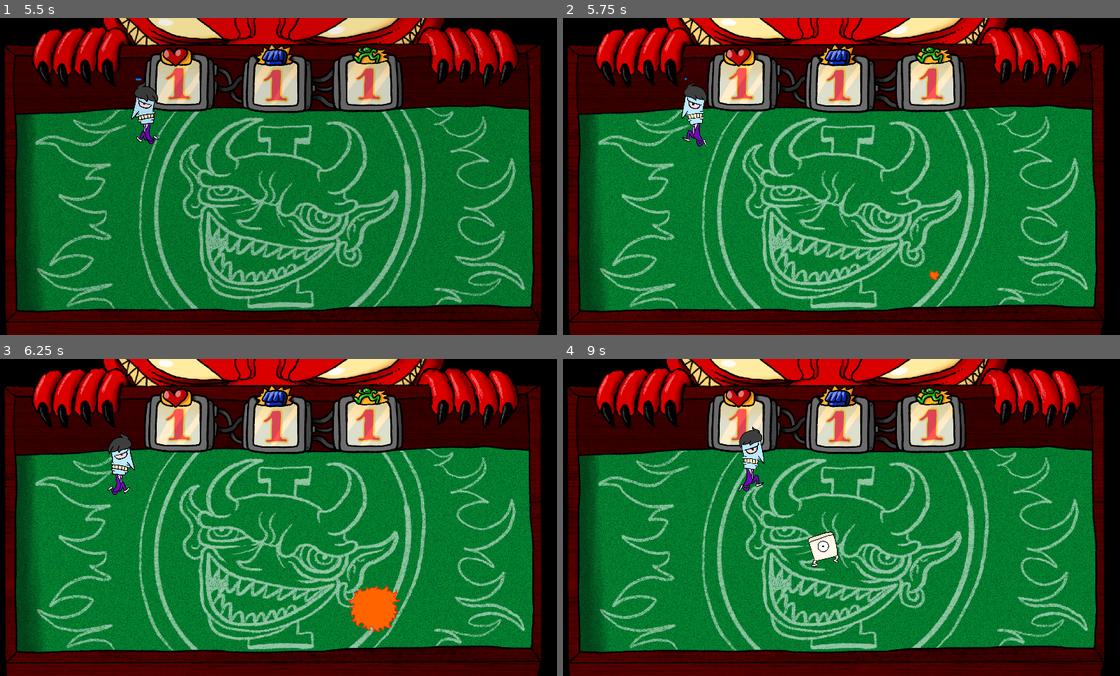
Above: before the commit, frames 1-4 (two rows, left to right).
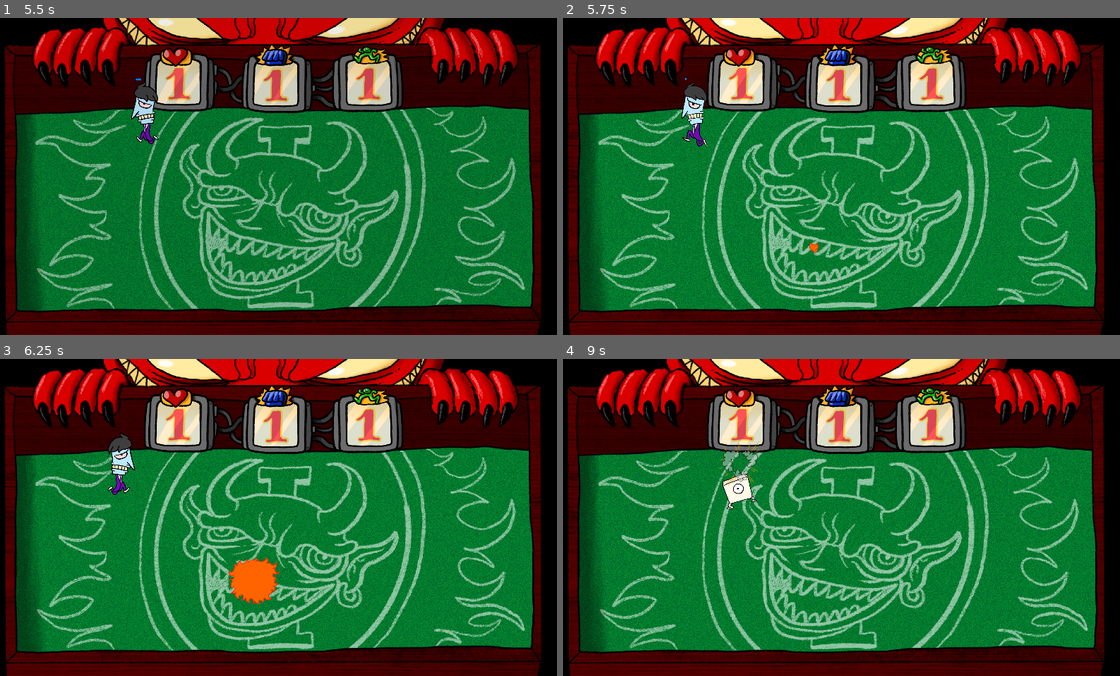
Above: after the commit, the same moments.

Repository: TheSeahorse/GMTK2022
Game: Godot game, scene res://Main.tscn
Same seed, same stepped clock (60 frames per second), same inputs: the game is played once before the commit and once after it. Sound files missing from this copy of the repository are replaced by a short silence.
Inputs (mouse positions are in pixels of both pictures, inside the frame that each line leads up to):
- Up to frame 1 (5.5 s): click (272, 154) at 0.5 s; move the mouse to (401, 160) at 1.27 s; hold D (move_right) 1.28-2.03 s; hold Right mouse button (attack) 1.28-2.03 s; click (401, 160) at 1.55 s; tap Enter at 2, 3.5 s; move the mouse to (161, 192) at 2.02 s; hold S (move_down) 2.03-2.78 s; click (161, 192) at 2.1 s; right-click (161, 192) at 2.3 s; tap Space at 2.75 s; move the mouse to (328, 106) at 2.77 s; hold D (move_right) 2.78-3.53 s; hold Right mouse button (attack) 2.78-3.53 s; click (328, 106) at 3.05 s; move the mouse to (245, 239) at 3.52 s; hold W (move_up) 3.53-4.28 s; click (245, 239) at 3.6 s; right-click (245, 239) at 3.8 s; move the mouse to (445, 224) at 4.27 s; hold Right mouse button (attack) 4.28-5.03 s; hold A (move_left) from 4.28 s (still down); click (445, 224) at 4.55 s; move the mouse to (105, 128) at 5.02 s; click (105, 128) at 5.1 s; right-click (105, 128) at 5.3 s
- Up to frame 2 (5.75 s): keep holding A (move_left)
- Up to frame 3 (6.25 s): move the mouse to (300, 517) at 5.77 s; release A (move_left) at 5.78 s; hold S (move_down) from 5.78 s (still down); hold Right mouse button (attack) from 5.78 s (still down); click (300, 517) at 6.05 s
- Up to frame 4 (9 s): move the mouse to (752, 438) at 6.52 s; release S (move_down) at 6.53 s; release Right mouse button (attack) at 6.53 s; hold D (move_right) 6.53-7.28 s; click (752, 438) at 6.6 s; right-click (752, 438) at 6.8 s; move the mouse to (964, 501) at 7.27 s; hold W (move_up) 7.28-8.03 s; hold Right mouse button (attack) 7.28-8.03 s; click (964, 501) at 7.55 s; move the mouse to (724, 533) at 8.02 s; hold D (move_right) 8.03-8.78 s; click (724, 533) at 8.1 s; right-click (724, 533) at 8.3 s; move the mouse to (891, 447) at 8.77 s; hold S (move_down) from 8.78 s (still down); hold Right mouse button (attack) from 8.78 s (still down)

Frame 1 is identical in both runs. In frame 2, less than 0.1% of the frame differs, in the area x 44-68%, y 70-83%; in frame 3, 1.9%, in the area x 40-72%, y 62-87%; in frame 4, 1.5%.

Commit message:
laser, thwomp sounds

Diff:
--- a/Dice.gd
+++ b/Dice.gd
@@ -14,7 +14,6 @@
 func _process(_delta):
     if Input.is_action_just_pressed("left_click") and mouse_over:
         holding = true
-        $PickedUpStream.play(0.35)
     if Input.is_action_just_released("left_click") and holding:
         if stat_box_over:
             stat_box.update_value(max_value)
--- a/Dice.tscn
+++ b/Dice.tscn
@@ -1,7 +1,6 @@
-[gd_scene load_steps=10 format=2]
+[gd_scene load_steps=9 format=2]
 
 [ext_resource path="res://assets/HUD/coin.png" type="Texture" id=1]
-[ext_resource path="res://assets/Sound/pick_up_dice.mp3" type="AudioStream" id=2]
 [ext_resource path="res://Dice.gd" type="Script" id=7]
 
 [sub_resource type="AtlasTexture" id=3]
@@ -43,16 +42,13 @@
 [node name="AnimatedSprite" type="AnimatedSprite" parent="."]
 scale = Vector2( 0.7, 0.7 )
 frames = SubResource( 1 )
-frame = 4
+frame = 5
 playing = true
 
 [node name="CollisionShape2D" type="CollisionShape2D" parent="."]
 position = Vector2( 0.5, 6.5 )
 shape = SubResource( 2 )
 
-[node name="PickedUpStream" type="AudioStreamPlayer" parent="."]
-stream = ExtResource( 2 )
-
 [connection signal="area_entered" from="." to="." method="_on_Dice_area_entered"]
 [connection signal="area_exited" from="." to="." method="_on_Dice_area_exited"]
 [connection signal="mouse_entered" from="." to="." method="_on_Dice_mouse_entered"]
--- a/Enemy.tscn
+++ b/Enemy.tscn
@@ -179,7 +179,7 @@
 
 [node name="AnimatedSprite" type="AnimatedSprite" parent="."]
 frames = SubResource( 10 )
-frame = 7
+frame = 6
 playing = true
 
 [node name="Spawn" type="AnimatedSprite" parent="."]
--- a/Enemy3.gd
+++ b/Enemy3.gd
@@ -29,6 +29,7 @@
 
 
 func fall():
+    $Stomp.play()
     $Tween.interpolate_property($AnimatedSprite, "position", null, $Shadow.position, 1, Tween.TRANS_LINEAR, Tween.EASE_IN)
     $Tween.start()
     $AnimatedSprite.play("falling")
--- a/Enemy3.tscn
+++ b/Enemy3.tscn
@@ -1,9 +1,40 @@
-[gd_scene load_steps=38 format=2]
+[gd_scene load_steps=39 format=2]
 
 [ext_resource path="res://Enemy3.gd" type="Script" id=1]
 [ext_resource path="res://assets/Enemy3/spritesheet44.png" type="Texture" id=2]
 [ext_resource path="res://assets/Enemy3/spritesheet45.png" type="Texture" id=3]
 [ext_resource path="res://assets/Character/death.png" type="Texture" id=4]
+[ext_resource path="res://assets/Sound/fall_and_slam.wav" type="AudioStream" id=5]
+
+[sub_resource type="AtlasTexture" id=11]
+flags = 4
+atlas = ExtResource( 3 )
+region = Rect2( 0, 0, 550, 605 )
+
+[sub_resource type="AtlasTexture" id=12]
+flags = 4
+atlas = ExtResource( 3 )
+region = Rect2( 0, 0, 550, 605 )
+
+[sub_resource type="AtlasTexture" id=13]
+flags = 4
+atlas = ExtResource( 3 )
+region = Rect2( 0, 605, 550, 605 )
+
+[sub_resource type="AtlasTexture" id=14]
+flags = 4
+atlas = ExtResource( 3 )
+region = Rect2( 0, 1210, 550, 605 )
+
+[sub_resource type="AtlasTexture" id=15]
+flags = 4
+atlas = ExtResource( 3 )
+region = Rect2( 0, 1815, 550, 605 )
+
+[sub_resource type="AtlasTexture" id=16]
+flags = 4
+atlas = ExtResource( 3 )
+region = Rect2( 0, 2420, 550, 605 )
 
 [sub_resource type="AtlasTexture" id=19]
 flags = 4
@@ -30,120 +61,90 @@
 atlas = ExtResource( 3 )
 region = Rect2( 0, 0, 550, 605 )
 
-[sub_resource type="AtlasTexture" id=12]
-flags = 4
-atlas = ExtResource( 3 )
-region = Rect2( 0, 0, 550, 605 )
-
-[sub_resource type="AtlasTexture" id=13]
-flags = 4
-atlas = ExtResource( 3 )
+[sub_resource type="AtlasTexture" id=24]
+flags = 4
+atlas = ExtResource( 3 )
+region = Rect2( 0, 2420, 550, 605 )
+
+[sub_resource type="SpriteFrames" id=17]
+animations = [ {
+"frames": [ SubResource( 11 ) ],
+"loop": false,
+"name": "seeking",
+"speed": 5.0
+}, {
+"frames": [ SubResource( 12 ), SubResource( 13 ), SubResource( 14 ), SubResource( 15 ), SubResource( 16 ) ],
+"loop": false,
+"name": "falling",
+"speed": 5.0
+}, {
+"frames": [ SubResource( 19 ), SubResource( 20 ), SubResource( 21 ), SubResource( 22 ), SubResource( 23 ) ],
+"loop": false,
+"name": "rising",
+"speed": 5.0
+}, {
+"frames": [ SubResource( 24 ) ],
+"loop": false,
+"name": "landing",
+"speed": 5.0
+} ]
+
+[sub_resource type="AtlasTexture" id=1]
+flags = 4
+atlas = ExtResource( 2 )
+region = Rect2( 0, 2420, 550, 605 )
+
+[sub_resource type="AtlasTexture" id=2]
+flags = 4
+atlas = ExtResource( 2 )
+region = Rect2( 0, 3025, 550, 605 )
+
+[sub_resource type="AtlasTexture" id=3]
+flags = 4
+atlas = ExtResource( 2 )
+region = Rect2( 0, 3630, 550, 605 )
+
+[sub_resource type="AtlasTexture" id=4]
+flags = 4
+atlas = ExtResource( 2 )
+region = Rect2( 0, 3025, 550, 605 )
+
+[sub_resource type="AtlasTexture" id=8]
+flags = 4
+atlas = ExtResource( 2 )
+region = Rect2( 0, 1210, 550, 605 )
+
+[sub_resource type="AtlasTexture" id=9]
+flags = 4
+atlas = ExtResource( 2 )
+region = Rect2( 0, 1815, 550, 605 )
+
+[sub_resource type="AtlasTexture" id=5]
+flags = 4
+atlas = ExtResource( 2 )
 region = Rect2( 0, 605, 550, 605 )
 
-[sub_resource type="AtlasTexture" id=14]
-flags = 4
-atlas = ExtResource( 3 )
-region = Rect2( 0, 1210, 550, 605 )
-
-[sub_resource type="AtlasTexture" id=15]
-flags = 4
-atlas = ExtResource( 3 )
-region = Rect2( 0, 1815, 550, 605 )
-
-[sub_resource type="AtlasTexture" id=16]
-flags = 4
-atlas = ExtResource( 3 )
-region = Rect2( 0, 2420, 550, 605 )
-
-[sub_resource type="AtlasTexture" id=11]
-flags = 4
-atlas = ExtResource( 3 )
-region = Rect2( 0, 0, 550, 605 )
-
-[sub_resource type="AtlasTexture" id=24]
-flags = 4
-atlas = ExtResource( 3 )
-region = Rect2( 0, 2420, 550, 605 )
-
-[sub_resource type="SpriteFrames" id=17]
-animations = [ {
-"frames": [ SubResource( 19 ), SubResource( 20 ), SubResource( 21 ), SubResource( 22 ), SubResource( 23 ) ],
-"loop": false,
-"name": "rising",
-"speed": 5.0
-}, {
-"frames": [ SubResource( 12 ), SubResource( 13 ), SubResource( 14 ), SubResource( 15 ), SubResource( 16 ) ],
-"loop": false,
+[sub_resource type="AtlasTexture" id=6]
+flags = 4
+atlas = ExtResource( 2 )
+region = Rect2( 0, 0, 550, 605 )
+
+[sub_resource type="AtlasTexture" id=7]
+flags = 4
+atlas = ExtResource( 2 )
+region = Rect2( 0, 4235, 550, 605 )
+
+[sub_resource type="SpriteFrames" id=10]
+animations = [ {
+"frames": [ SubResource( 1 ), SubResource( 2 ), SubResource( 3 ), SubResource( 4 ) ],
+"loop": true,
 "name": "falling",
-"speed": 5.0
-}, {
-"frames": [ SubResource( 11 ) ],
-"loop": false,
-"name": "seeking",
-"speed": 5.0
-}, {
-"frames": [ SubResource( 24 ) ],
-"loop": false,
-"name": "landing",
-"speed": 5.0
-} ]
-
-[sub_resource type="AtlasTexture" id=8]
-flags = 4
-atlas = ExtResource( 2 )
-region = Rect2( 0, 1210, 550, 605 )
-
-[sub_resource type="AtlasTexture" id=9]
-flags = 4
-atlas = ExtResource( 2 )
-region = Rect2( 0, 1815, 550, 605 )
-
-[sub_resource type="AtlasTexture" id=1]
-flags = 4
-atlas = ExtResource( 2 )
-region = Rect2( 0, 2420, 550, 605 )
-
-[sub_resource type="AtlasTexture" id=2]
-flags = 4
-atlas = ExtResource( 2 )
-region = Rect2( 0, 3025, 550, 605 )
-
-[sub_resource type="AtlasTexture" id=3]
-flags = 4
-atlas = ExtResource( 2 )
-region = Rect2( 0, 3630, 550, 605 )
-
-[sub_resource type="AtlasTexture" id=4]
-flags = 4
-atlas = ExtResource( 2 )
-region = Rect2( 0, 3025, 550, 605 )
-
-[sub_resource type="AtlasTexture" id=5]
-flags = 4
-atlas = ExtResource( 2 )
-region = Rect2( 0, 605, 550, 605 )
-
-[sub_resource type="AtlasTexture" id=6]
-flags = 4
-atlas = ExtResource( 2 )
-region = Rect2( 0, 0, 550, 605 )
-
-[sub_resource type="AtlasTexture" id=7]
-flags = 4
-atlas = ExtResource( 2 )
-region = Rect2( 0, 4235, 550, 605 )
-
-[sub_resource type="SpriteFrames" id=10]
-animations = [ {
+"speed": 8.0
+}, {
 "frames": [ SubResource( 8 ), SubResource( 9 ) ],
 "loop": true,
 "name": "rising",
 "speed": 6.0
-}, {
-"frames": [ SubResource( 1 ), SubResource( 2 ), SubResource( 3 ), SubResource( 4 ) ],
-"loop": true,
-"name": "falling",
-"speed": 8.0
 }, {
 "frames": [ SubResource( 5 ), SubResource( 6 ), SubResource( 7 ), SubResource( 6 ) ],
 "loop": true,
@@ -221,7 +222,6 @@
 scale = Vector2( 0.4, 0.4 )
 frames = SubResource( 10 )
 animation = "landing"
-frame = 1
 playing = true
 
 [node name="CollisionShape2D" type="CollisionShape2D" parent="."]
@@ -246,6 +246,9 @@
 [node name="Death" type="AnimatedSprite" parent="."]
 scale = Vector2( 0.8, 0.8 )
 frames = SubResource( 46 )
+
+[node name="Stomp" type="AudioStreamPlayer" parent="."]
+stream = ExtResource( 5 )
 
 [connection signal="timeout" from="LandTimer" to="." method="_on_LandTimer_timeout"]
 [connection signal="timeout" from="SeekingTimer" to="." method="_on_SeekingTimer_timeout"]
--- a/Enemy4.gd
+++ b/Enemy4.gd
@@ -20,6 +20,7 @@
 func _on_ChargeTimer_timeout():
     if frozen:
         return
+    $Laser.play()
     var counter = 1
     if rotational_position == "vertical":
         for pos in $Vertical.get_children():
--- a/Enemy4.tscn
+++ b/Enemy4.tscn
@@ -1,15 +1,71 @@
-[gd_scene load_steps=43 format=2]
+[gd_scene load_steps=44 format=2]
 
 [ext_resource path="res://assets/Enemy4/spritesheet49.png" type="Texture" id=1]
 [ext_resource path="res://Enemy4.gd" type="Script" id=2]
 [ext_resource path="res://assets/Character/death.png" type="Texture" id=3]
 [ext_resource path="res://assets/Character/spawn.png" type="Texture" id=4]
+[ext_resource path="res://assets/Sound/laser.wav" type="AudioStream" id=5]
 
 [sub_resource type="AtlasTexture" id=16]
 flags = 4
 atlas = ExtResource( 1 )
 region = Rect2( 0, 3630, 550, 605 )
 
+[sub_resource type="AtlasTexture" id=5]
+flags = 4
+atlas = ExtResource( 1 )
+region = Rect2( 0, 1210, 550, 605 )
+
+[sub_resource type="AtlasTexture" id=8]
+flags = 4
+atlas = ExtResource( 1 )
+region = Rect2( 0, 2420, 550, 605 )
+
+[sub_resource type="AtlasTexture" id=9]
+flags = 4
+atlas = ExtResource( 1 )
+region = Rect2( 0, 4235, 550, 605 )
+
+[sub_resource type="AtlasTexture" id=10]
+flags = 4
+atlas = ExtResource( 1 )
+region = Rect2( 0, 1815, 550, 605 )
+
+[sub_resource type="AtlasTexture" id=11]
+flags = 4
+atlas = ExtResource( 1 )
+region = Rect2( 0, 0, 550, 605 )
+
+[sub_resource type="AtlasTexture" id=1]
+flags = 4
+atlas = ExtResource( 1 )
+region = Rect2( 0, 0, 550, 605 )
+
+[sub_resource type="AtlasTexture" id=2]
+flags = 4
+atlas = ExtResource( 1 )
+region = Rect2( 0, 1815, 550, 605 )
+
+[sub_resource type="AtlasTexture" id=3]
+flags = 4
+atlas = ExtResource( 1 )
+region = Rect2( 0, 4235, 550, 605 )
+
+[sub_resource type="AtlasTexture" id=4]
+flags = 4
+atlas = ExtResource( 1 )
+region = Rect2( 0, 2420, 550, 605 )
+
+[sub_resource type="AtlasTexture" id=14]
+flags = 4
+atlas = ExtResource( 1 )
+region = Rect2( 0, 2420, 550, 605 )
+
+[sub_resource type="AtlasTexture" id=15]
+flags = 4
+atlas = ExtResource( 1 )
+region = Rect2( 0, 3025, 550, 605 )
+
 [sub_resource type="AtlasTexture" id=6]
 flags = 4
 atlas = ExtResource( 1 )
@@ -19,61 +75,6 @@
 flags = 4
 atlas = ExtResource( 1 )
 region = Rect2( 0, 605, 550, 605 )
-
-[sub_resource type="AtlasTexture" id=8]
-flags = 4
-atlas = ExtResource( 1 )
-region = Rect2( 0, 2420, 550, 605 )
-
-[sub_resource type="AtlasTexture" id=9]
-flags = 4
-atlas = ExtResource( 1 )
-region = Rect2( 0, 4235, 550, 605 )
-
-[sub_resource type="AtlasTexture" id=10]
-flags = 4
-atlas = ExtResource( 1 )
-region = Rect2( 0, 1815, 550, 605 )
-
-[sub_resource type="AtlasTexture" id=11]
-flags = 4
-atlas = ExtResource( 1 )
-region = Rect2( 0, 0, 550, 605 )
-
-[sub_resource type="AtlasTexture" id=1]
-flags = 4
-atlas = ExtResource( 1 )
-region = Rect2( 0, 0, 550, 605 )
-
-[sub_resource type="AtlasTexture" id=2]
-flags = 4
-atlas = ExtResource( 1 )
-region = Rect2( 0, 1815, 550, 605 )
-
-[sub_resource type="AtlasTexture" id=3]
-flags = 4
-atlas = ExtResource( 1 )
-region = Rect2( 0, 4235, 550, 605 )
-
-[sub_resource type="AtlasTexture" id=4]
-flags = 4
-atlas = ExtResource( 1 )
-region = Rect2( 0, 2420, 550, 605 )
-
-[sub_resource type="AtlasTexture" id=5]
-flags = 4
-atlas = ExtResource( 1 )
-region = Rect2( 0, 1210, 550, 605 )
-
-[sub_resource type="AtlasTexture" id=14]
-flags = 4
-atlas = ExtResource( 1 )
-region = Rect2( 0, 2420, 550, 605 )
-
-[sub_resource type="AtlasTexture" id=15]
-flags = 4
-atlas = ExtResource( 1 )
-region = Rect2( 0, 3025, 550, 605 )
 
 [sub_resource type="SpriteFrames" id=12]
 animations = [ {
@@ -81,31 +82,31 @@
 "loop": false,
 "name": "vertical_shoot",
 "speed": 5.0
+}, {
+"frames": [ SubResource( 5 ) ],
+"loop": false,
+"name": "diagonal_shoot",
+"speed": 5.0
+}, {
+"frames": [ SubResource( 8 ), SubResource( 9 ), SubResource( 10 ), SubResource( 11 ) ],
+"loop": false,
+"name": "spin_diagonal",
+"speed": 6.0
+}, {
+"frames": [ SubResource( 1 ), SubResource( 2 ), SubResource( 3 ), SubResource( 4 ) ],
+"loop": false,
+"name": "spin_vertical",
+"speed": 6.0
+}, {
+"frames": [ SubResource( 14 ), SubResource( 15 ) ],
+"loop": true,
+"name": "vertical_idle",
+"speed": 6.0
 }, {
 "frames": [ SubResource( 6 ), SubResource( 7 ) ],
 "loop": true,
 "name": "diagonal_idle",
 "speed": 6.0
-}, {
-"frames": [ SubResource( 8 ), SubResource( 9 ), SubResource( 10 ), SubResource( 11 ) ],
-"loop": false,
-"name": "spin_diagonal",
-"speed": 6.0
-}, {
-"frames": [ SubResource( 1 ), SubResource( 2 ), SubResource( 3 ), SubResource( 4 ) ],
-"loop": false,
-"name": "spin_vertical",
-"speed": 6.0
-}, {
-"frames": [ SubResource( 5 ) ],
-"loop": false,
-"name": "diagonal_shoot",
-"speed": 5.0
-}, {
-"frames": [ SubResource( 14 ), SubResource( 15 ) ],
-"loop": true,
-"name": "vertical_idle",
-"speed": 6.0
 } ]
 
 [sub_resource type="RectangleShape2D" id=13]
@@ -287,6 +288,9 @@
 [node name="Death" type="AnimatedSprite" parent="."]
 scale = Vector2( 0.5, 0.5 )
 frames = SubResource( 54 )
+
+[node name="Laser" type="AudioStreamPlayer" parent="."]
+stream = ExtResource( 5 )
 
 [connection signal="animation_finished" from="AnimatedSprite" to="." method="_on_AnimatedSprite_animation_finished"]
 [connection signal="timeout" from="ShootTimer" to="." method="_on_ShootTimer_timeout"]
--- a/Game.gd
+++ b/Game.gd
@@ -139,8 +139,8 @@
     enemy.connect("died", self, "_enemy_died")
 
 func get_enemy_spawnable_position():
-    var x = rng.randi_range(120, GAME_WIDTH - 120)
-    var y = rng.randi_range(360, GAME_HEIGHT - 120)
+    var x = rng.randi_range(180, GAME_WIDTH - 180)
+    var y = rng.randi_range(420, GAME_HEIGHT - 180)
     var pos = Vector2(x, y)
     if player.position.distance_to(pos) < 300:
         return get_enemy_spawnable_position()
--- a/Game.tscn
+++ b/Game.tscn
@@ -19,11 +19,6 @@
 
 [sub_resource type="SpriteFrames" id=1]
 animations = [ {
-"frames": [ ExtResource( 5 ) ],
-"loop": true,
-"name": "3",
-"speed": 5.0
-}, {
 "frames": [ ExtResource( 2 ) ],
 "loop": true,
 "name": "1",
@@ -34,19 +29,24 @@
 "name": "5",
 "speed": 5.0
 }, {
+"frames": [ ExtResource( 5 ) ],
+"loop": true,
+"name": "3",
+"speed": 5.0
+}, {
 "frames": [ ExtResource( 7 ) ],
 "loop": true,
 "name": "2",
 "speed": 5.0
 }, {
+"frames": [ ExtResource( 11 ) ],
+"loop": true,
+"name": "0",
+"speed": 5.0
+}, {
 "frames": [ ExtResource( 6 ) ],
 "loop": true,
 "name": "4",
-"speed": 5.0
-}, {
-"frames": [ ExtResource( 11 ) ],
-"loop": true,
-"name": "0",
 "speed": 5.0
 } ]
 
--- a/Player.gd
+++ b/Player.gd
@@ -158,7 +158,7 @@
             $DamagedTimer.start()
             $DamagedAnimation.play("damaged")
             emit_signal("enemy_detected", enemies_on_player.front())
-            $DamageTakenStream.play(0.2)
+            $DamageTakenStream.play()
 
 func check_raycast():
     if is_attacking:
--- a/Player.tscn
+++ b/Player.tscn
@@ -8,7 +8,7 @@
 [ext_resource path="res://assets/Character/briefcase_1.png" type="Texture" id=6]
 [ext_resource path="res://assets/cooldown_bar.png" type="Texture" id=7]
 [ext_resource path="res://assets/Character/death.png" type="Texture" id=8]
-[ext_resource path="res://assets/Character/hurt_1.mp3" type="AudioStream" id=9]
+[ext_resource path="res://assets/Sound/hurt_2.wav" type="AudioStream" id=9]
 [ext_resource path="res://assets/Character/briefcase_2.png" type="Texture" id=10]
 [ext_resource path="res://assets/Character/attack.mp3" type="AudioStream" id=11]
 
@@ -17,6 +17,16 @@
 atlas = ExtResource( 4 )
 region = Rect2( 0, 0, 402, 642 )
 
+[sub_resource type="AtlasTexture" id=52]
+flags = 4
+atlas = ExtResource( 3 )
+region = Rect2( 0, 0, 402, 642 )
+
+[sub_resource type="AtlasTexture" id=11]
+flags = 4
+atlas = ExtResource( 1 )
+region = Rect2( 0, 0, 402, 642 )
+
 [sub_resource type="AtlasTexture" id=3]
 flags = 4
 atlas = ExtResource( 1 )
@@ -47,6 +57,41 @@
 atlas = ExtResource( 1 )
 region = Rect2( 0, 3210, 402, 642 )
 
+[sub_resource type="AtlasTexture" id=45]
+flags = 4
+atlas = ExtResource( 8 )
+region = Rect2( 0, 0, 409, 402 )
+
+[sub_resource type="AtlasTexture" id=46]
+flags = 4
+atlas = ExtResource( 8 )
+region = Rect2( 0, 402, 409, 402 )
+
+[sub_resource type="AtlasTexture" id=47]
+flags = 4
+atlas = ExtResource( 8 )
+region = Rect2( 0, 804, 409, 402 )
+
+[sub_resource type="AtlasTexture" id=48]
+flags = 4
+atlas = ExtResource( 8 )
+region = Rect2( 0, 1206, 409, 402 )
+
+[sub_resource type="AtlasTexture" id=49]
+flags = 4
+atlas = ExtResource( 8 )
+region = Rect2( 0, 1608, 409, 402 )
+
+[sub_resource type="AtlasTexture" id=50]
+flags = 4
+atlas = ExtResource( 8 )
+region = Rect2( 0, 2010, 409, 402 )
+
+[sub_resource type="AtlasTexture" id=51]
+flags = 4
+atlas = ExtResource( 8 )
+region = Rect2( 0, 2412, 409, 402 )
+
 [sub_resource type="AtlasTexture" id=12]
 flags = 4
 atlas = ExtResource( 4 )
@@ -77,41 +122,6 @@
 atlas = ExtResource( 4 )
 region = Rect2( 0, 3210, 402, 642 )
 
-[sub_resource type="AtlasTexture" id=45]
-flags = 4
-atlas = ExtResource( 8 )
-region = Rect2( 0, 0, 409, 402 )
-
-[sub_resource type="AtlasTexture" id=46]
-flags = 4
-atlas = ExtResource( 8 )
-region = Rect2( 0, 402, 409, 402 )
-
-[sub_resource type="AtlasTexture" id=47]
-flags = 4
-atlas = ExtResource( 8 )
-region = Rect2( 0, 804, 409, 402 )
-
-[sub_resource type="AtlasTexture" id=48]
-flags = 4
-atlas = ExtResource( 8 )
-region = Rect2( 0, 1206, 409, 402 )
-
-[sub_resource type="AtlasTexture" id=49]
-flags = 4
-atlas = ExtResource( 8 )
-region = Rect2( 0, 1608, 409, 402 )
-
-[sub_resource type="AtlasTexture" id=50]
-flags = 4
-atlas = ExtResource( 8 )
-region = Rect2( 0, 2010, 409, 402 )
-
-[sub_resource type="AtlasTexture" id=51]
-flags = 4
-atlas = ExtResource( 8 )
-region = Rect2( 0, 2412, 409, 402 )
-
 [sub_resource type="AtlasTexture" id=18]
 flags = 4
 atlas = ExtResource( 5 )
@@ -176,16 +186,6 @@
 flags = 4
 atlas = ExtResource( 3 )
 region = Rect2( 0, 3210, 402, 642 )
-
-[sub_resource type="AtlasTexture" id=11]
-flags = 4
-atlas = ExtResource( 1 )
-region = Rect2( 0, 0, 402, 642 )
-
-[sub_resource type="AtlasTexture" id=52]
-flags = 4
-atlas = ExtResource( 3 )
-region = Rect2( 0, 0, 402, 642 )
 
 [sub_resource type="SpriteFrames" id=9]
 animations = [ {
@@ -194,21 +194,31 @@
 "name": "idle_left",
 "speed": 5.0
 }, {
+"frames": [ SubResource( 52 ) ],
+"loop": true,
+"name": "idle_right",
+"speed": 5.0
+}, {
+"frames": [ SubResource( 11 ) ],
+"loop": true,
+"name": "idle_down",
+"speed": 5.0
+}, {
 "frames": [ SubResource( 3 ), SubResource( 4 ), SubResource( 5 ), SubResource( 6 ), SubResource( 7 ), SubResource( 8 ) ],
 "loop": true,
 "name": "move_down",
 "speed": 12.0
 }, {
+"frames": [ SubResource( 45 ), SubResource( 46 ), SubResource( 47 ), SubResource( 48 ), SubResource( 49 ), SubResource( 50 ), SubResource( 51 ), null ],
+"loop": true,
+"name": "death",
+"speed": 16.0
+}, {
 "frames": [ SubResource( 12 ), SubResource( 13 ), SubResource( 14 ), SubResource( 15 ), SubResource( 16 ), SubResource( 17 ) ],
 "loop": true,
 "name": "move_left",
 "speed": 12.0
 }, {
-"frames": [ SubResource( 45 ), SubResource( 46 ), SubResource( 47 ), SubResource( 48 ), SubResource( 49 ), SubResource( 50 ), SubResource( 51 ), null ],
-"loop": true,
-"name": "death",
-"speed": 16.0
-}, {
 "frames": [ SubResource( 18 ), SubResource( 19 ), SubResource( 20 ), SubResource( 21 ), SubResource( 22 ), SubResource( 23 ) ],
 "loop": true,
 "name": "move_up",
@@ -223,16 +233,6 @@
 "loop": true,
 "name": "move_right",
 "speed": 12.0
-}, {
-"frames": [ SubResource( 11 ) ],
-"loop": true,
-"name": "idle_down",
-"speed": 5.0
-}, {
-"frames": [ SubResource( 52 ) ],
-"loop": true,
-"name": "idle_right",
-"speed": 5.0
 } ]
 
 [sub_resource type="CapsuleShape2D" id=10]
@@ -421,6 +421,7 @@
 
 [node name="AttackStream" type="AudioStreamPlayer" parent="."]
 stream = ExtResource( 11 )
+volume_db = 10.0
 
 [connection signal="animation_finished" from="Sprite" to="." method="_on_Sprite_animation_finished"]
 [connection signal="body_entered" from="EnemyDetector" to="." method="_on_EnemyDetector_body_entered"]
--- a/StatDice.gd
+++ b/StatDice.gd
@@ -19,7 +19,8 @@
 
 func update_value(max_val: int):
     new_max_value = max_val
-    extra_rolls = 6
+    extra_rolls = 5
+    $Spin.play()
     extra_roll()
 
 
@@ -37,7 +38,7 @@
             new = randi() % new_max_value + 1
         $Value.play(str(new))
         extra_rolls -= 1
-        $ExtraRollTimer.start(0.05 * (7 - extra_rolls))
+        $ExtraRollTimer.start(0.04 * (7 - extra_rolls))
 
 
 func _on_ColorTimer_timeout():
--- a/StatDice.tscn
+++ b/StatDice.tscn
@@ -9,12 +9,23 @@
 [ext_resource path="res://assets/HUD/four.png" type="Texture" id=7]
 [ext_resource path="res://StatDice.gd" type="Script" id=8]
 [ext_resource path="res://assets/HUD/seven.png" type="Texture" id=9]
+[ext_resource path="res://assets/Sound/slot_spin3.wav" type="AudioStream" id=10]
 
 [sub_resource type="SpriteFrames" id=1]
 animations = [ {
-"frames": [ ExtResource( 9 ) ],
+"frames": [ ExtResource( 3 ) ],
 "loop": true,
-"name": "7",
+"name": "1",
+"speed": 5.0
+}, {
+"frames": [ ExtResource( 2 ) ],
+"loop": true,
+"name": "5",
+"speed": 5.0
+}, {
+"frames": [ ExtResource( 4 ) ],
+"loop": true,
+"name": "3",
 "speed": 5.0
 }, {
 "frames": [ ExtResource( 6 ) ],
@@ -22,14 +33,9 @@
 "name": "2",
 "speed": 5.0
 }, {
-"frames": [ ExtResource( 7 ) ],
+"frames": [ ExtResource( 9 ) ],
 "loop": true,
-"name": "4",
-"speed": 5.0
-}, {
-"frames": [ ExtResource( 4 ) ],
-"loop": true,
-"name": "3",
+"name": "7",
 "speed": 5.0
 }, {
 "frames": [ ExtResource( 1 ) ],
@@ -37,14 +43,9 @@
 "name": "6",
 "speed": 5.0
 }, {
-"frames": [ ExtResource( 2 ) ],
+"frames": [ ExtResource( 7 ) ],
 "loop": true,
-"name": "5",
-"speed": 5.0
-}, {
-"frames": [ ExtResource( 3 ) ],
-"loop": true,
-"name": "1",
+"name": "4",
 "speed": 5.0
 } ]
 
@@ -78,6 +79,9 @@
 [node name="ExtraRollTimer" type="Timer" parent="."]
 one_shot = true
 
+[node name="Spin" type="AudioStreamPlayer" parent="."]
+stream = ExtResource( 10 )
+
 [connection signal="timeout" from="ColorTimer" to="." method="_on_ColorTimer_timeout"]
 [connection signal="timeout" from="HurtTimer" to="." method="_on_HurtTimer_timeout"]
 [connection signal="timeout" from="ExtraRollTimer" to="." method="extra_roll"]
Not shown: 1 places in StatDice.tscn that only renumber resources
Not shown, added: assets/Sound/coin.mp3.import
Not shown, added: assets/Sound/fall_and_slam.mp3.import
Not shown, added: assets/Sound/fall_and_slam.wav.import
Not shown, added: assets/Sound/hurt_2.mp3.import
Not shown, added: assets/Sound/hurt_2.wav.import
Not shown, added: assets/Sound/laser.mp3.import
Not shown, added: assets/Sound/laser.wav.import
Not shown, added: assets/Sound/slot_spin3.wav.import
Not shown, added: assets/Sound/coin.mp3
Not shown, added: assets/Sound/fall_and_slam.mp3
Not shown, added: assets/Sound/fall_and_slam.wav
(and 5 more such lines)
